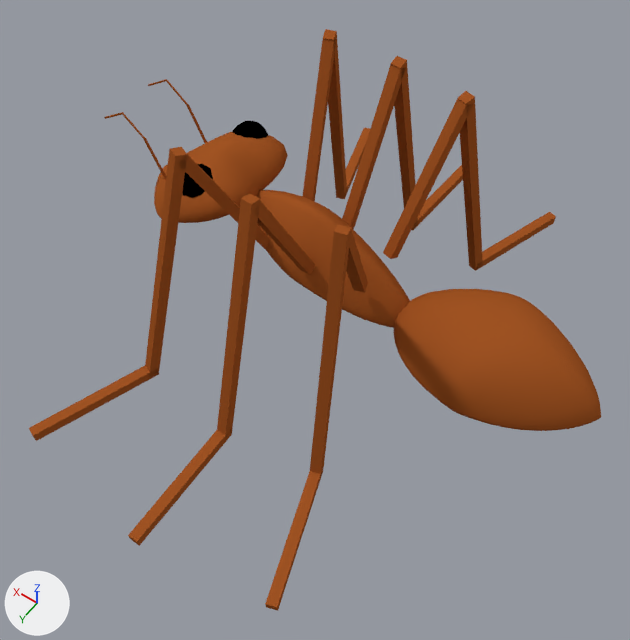
Renders of the Blender file Java/Data/blender/ant.blend from each side of a commit.
Camera for both pictures: a camera (50 mm lens) standing at (-0.309, 0.458, 0.709) and looking at (-0.03, 0.067, 0.096). Every picture has the same lights, and +X, +Y and +Z are marked at lower left.
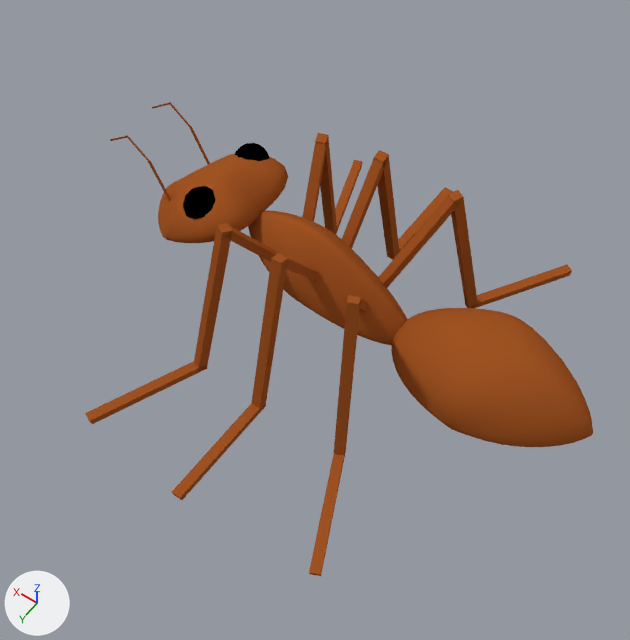
The edits, one by one:
Object 'Cube.008' (ob_cube_008) moves from (-0.082, -0.11, 0.142) to (-0.097, -0.084, 0.089).
Object 'Cube.008' (ob_cube_008) turns from (90, 166, 255) to (90, 166, 238) degrees about x, y and z.
Object 'Cube.008' (ob_cube_008) is rescaled from (0.005, 0.127, 0.005) to (0.00492, 0.0884, 0.005).
Object 'Cube.007' (ob_cube_007) moves from (-0.005, -0.12, 0.142) to (-0.005, -0.093, 0.089).
Object 'Cube.007' (ob_cube_007) is rescaled from (0.005, 0.127, 0.005) to (0.00492, 0.0884, 0.005).
Object 'Cube.006' (ob_cube_006) moves from (0.075, -0.116, 0.142) to (0.061, -0.081, 0.089).
Object 'Cube.006' (ob_cube_006) is rescaled from (0.005, 0.127, 0.005) to (0.00492, 0.0884, 0.005).
Object 'Cube.005' (ob_cube_005) moves from (-0.086, 0.128, 0.142) to (-0.088, 0.103, 0.089).
Object 'Cube.005' (ob_cube_005) turns from (90, 166, -252) to (90, 166, -246) degrees about x, y and z.
Object 'Cube.005' (ob_cube_005) is rescaled from (0.005, 0.127, 0.005) to (0.00492, 0.0884, 0.005).
Object 'Cube.003' (ob_cube_003) moves from (-0.005, 0.143, 0.142) to (-0.005, 0.103, 0.089).
Object 'Cube.003' (ob_cube_003) is rescaled from (0.005, 0.127, 0.005) to (0.00492, 0.0884, 0.005).
Object 'Cube.004' (ob_cube_004) moves from (0.083, 0.132, 0.142) to (0.062, 0.101, 0.089).
Object 'Cube.004' (ob_cube_004) is rescaled from (0.005, 0.127, 0.005) to (0.00492, 0.0884, 0.005).
Object 'Cube.001' (ob_cube_001) moves from (0.194, -0.021, 0.188) to (0.194, -0.021, 0.161).
Object 'Cube.002' (ob_cube_002) moves from (0.194, 0.039, 0.188) to (0.194, 0.039, 0.161).
Object 'Sphere' (ob_sphere) moves from (0.227, 0.009, 0.174) to (0.227, 0.009, 0.147).
Object 'SurfSphere.002' (ob_surfsphere_002) moves from (0.174, 0.009, 0.106) to (0.174, 0.009, 0.079).

Pixel boxes [x1, y1, x2, y2] of what changed, in the pictures (630 x 640 px):
'SurfSphere.002', moved: before [154, 131, 601, 431]; after [158, 153, 593, 447]
'Cube.004', moved, rescaled: before [29, 147, 270, 441]; after [85, 223, 277, 424]
'Cube.003', moved, rescaled: before [128, 193, 316, 546]; after [172, 253, 320, 500]
'Cube.008', moved, turned, rescaled: before [383, 91, 556, 271]; after [378, 190, 572, 308]
'Cube.005', moved, turned, rescaled: before [265, 225, 368, 611]; after [309, 295, 368, 576]
'Cube.007', moved, rescaled: before [342, 56, 463, 230]; after [341, 150, 452, 259]
'Cube.006', moved, rescaled: before [302, 29, 370, 202]; after [303, 133, 362, 234]
'Sphere', moved: before [182, 121, 268, 198]; after [183, 143, 269, 220]
'Cube.002', moved: before [104, 112, 166, 181]; after [110, 136, 171, 201]
'Cube.001', moved: before [148, 79, 207, 143]; after [152, 102, 210, 164]
